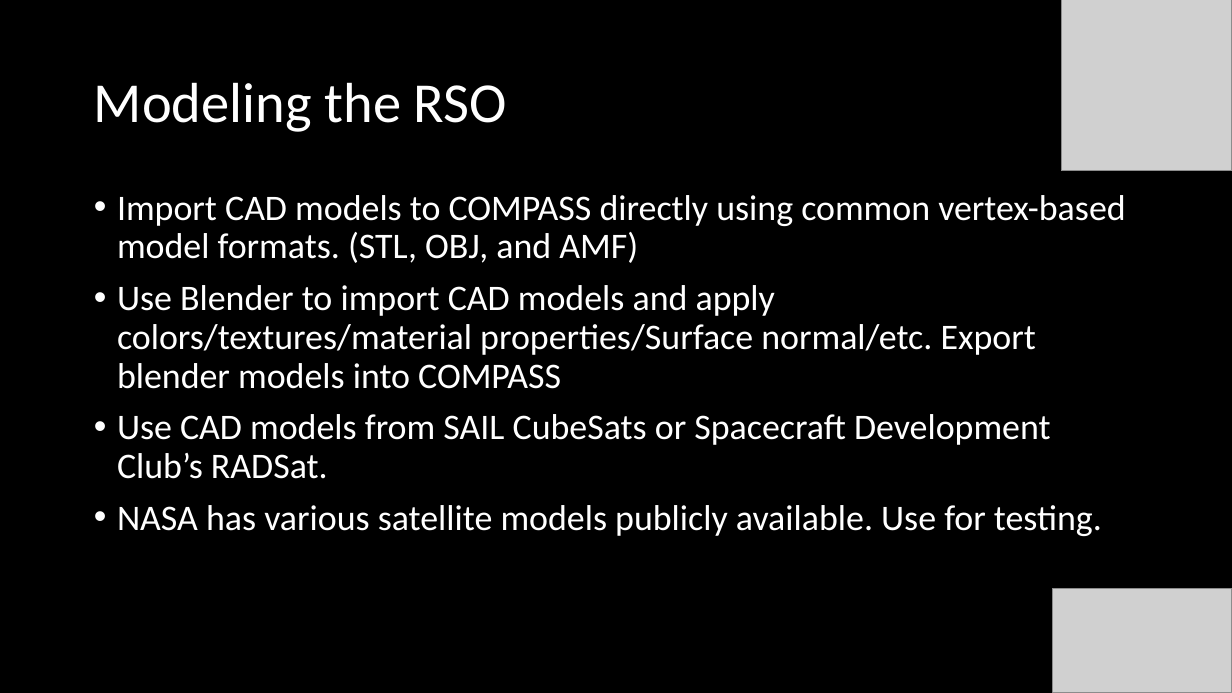
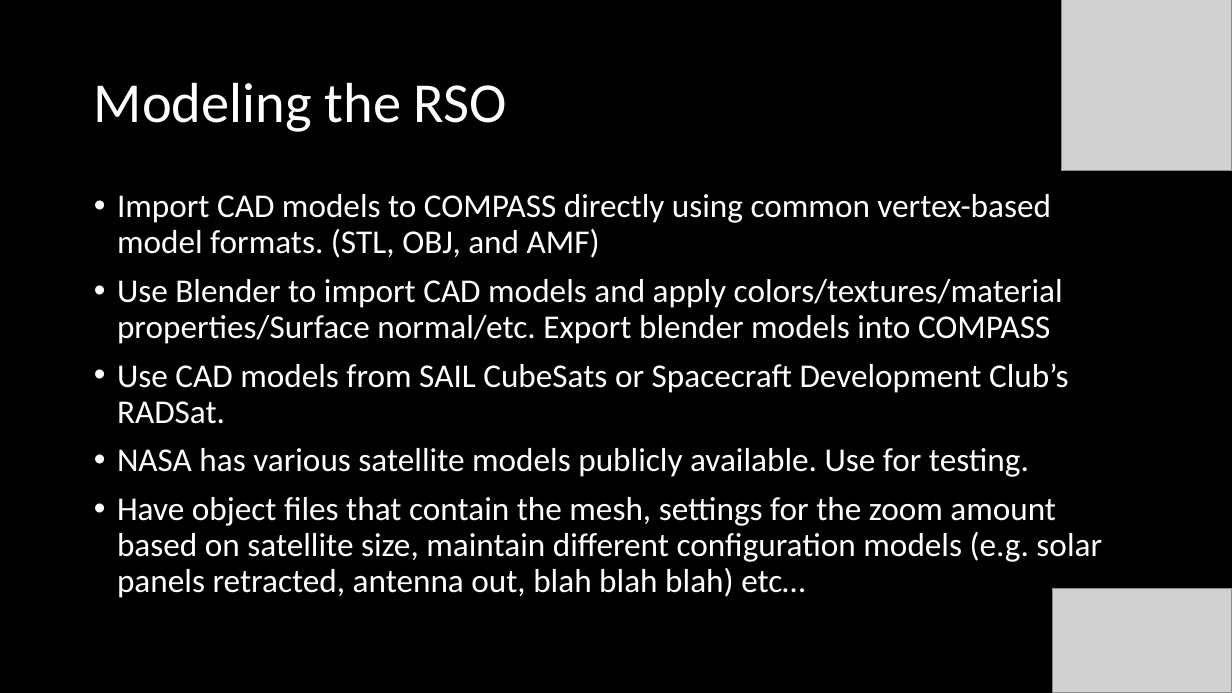
Before and after one commit to henry-valentine/COMPASS, a slide deck: slide 21 of documentation/COMPASS Project Status Document.pptx (slide 19 before the commit). Drawn at 1232x693 pixels with LibreOffice and Linux fonts; fonts in the diff are those of the drawing; grey boxes stand for pictures. Boxes give left, top, right and bottom in pixels: in the first picture for what was removed or moved away, otherwise in the second. Text is boxed around its words. In the diff, an @@ line names an element or a change of style, - is before the commit and + after.

```diff
--- a/documentation/COMPASS Project Status Document.pptx
+++ b/documentation/COMPASS Project Status Document.pptx
@@ text at (117,194,1068,477): size 28 to 25.9 pt in "Import CAD models to COMPASS directly using ...", "Use Blender to import CAD models and ...", "Use CAD models from SAIL CubeSats or ...", "NASA has various satellite models publicly available. ..." @@
@@ text at (117,497,1102,598): paragraph added @@
+• Have object files that contain the mesh, settings for the zoom amount based on satellite size, maintain different configuration models (e.g. solar panels retracted, antenna out, blah blah blah) etc…
```
Also in this commit, not shown: 6 other slides changed, 2 slides added, 7 other files.
